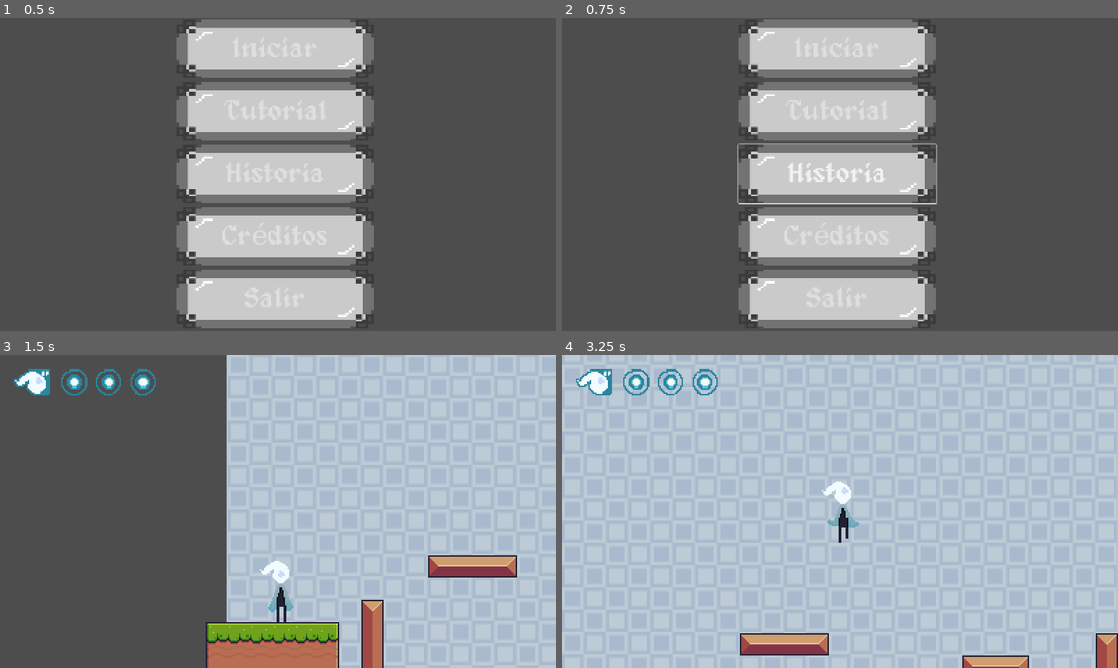
Above: before the commit, frames 1-4 (two rows, left to right).
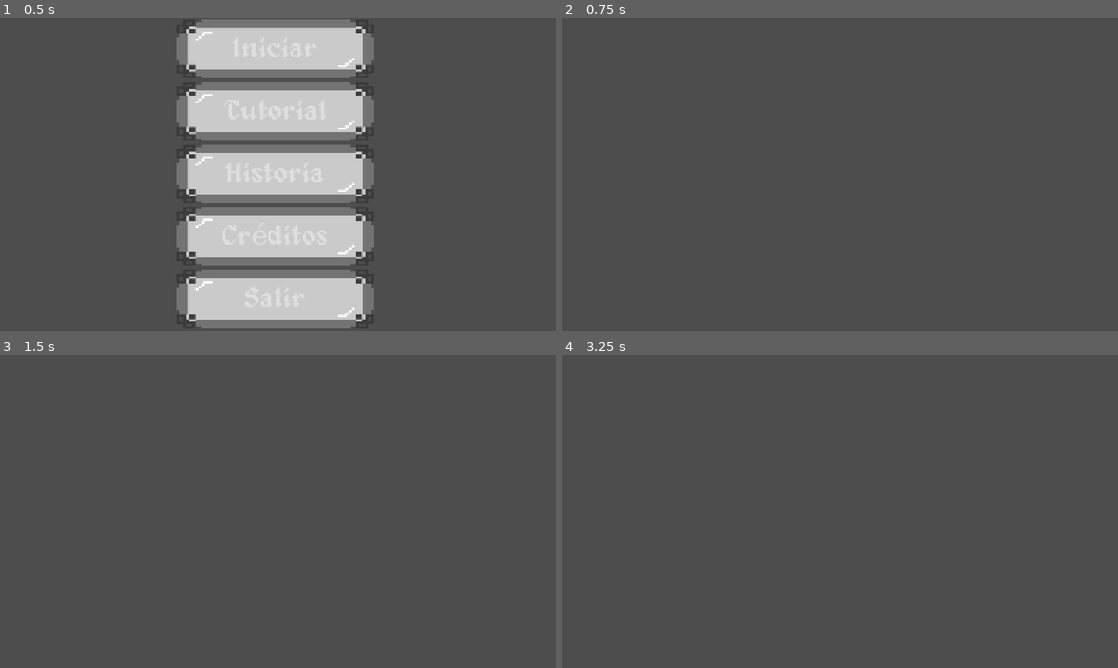
Above: after the commit, the same moments.

Repository: NataliaOspinal/juegoLGJ
Game: Godot game, scene res://scenes/ui/main_menu.tscn
Same seed, same stepped clock (60 frames per second), same inputs: the game is played once before the commit and once after it. This scene is started directly instead of the project's main scene.
Inputs (mouse positions are in pixels of both pictures, inside the frame that each line leads up to):
- Up to frame 1 (0.5 s): no input
- Up to frame 2 (0.75 s): click "Historia" at 0.5 s
- Up to frame 3 (1.5 s): click (278, 386) at 1.25 s, where only the run before the commit has a clickable "Iniciar"
- Up to frame 4 (3.25 s): tap Enter (ui_accept) at 2 s; hold D (right) from 2.03 s (still down); tap Q (mascara) at 2.1, 2.85 s; tap Up (jump) at 2.27, 3.02 s

Frame 1 is identical in both runs. In frame 2, 31% of the frame differs, in the area x 31-68%, y 0-100%; in frame 3, 61%; in frame 4, 100%, in the area x 0-100%, y 0-100%.

Commit message:
Add Story button handler to main menu
Connected the Story button in the main menu scene to a new handler method, which changes the scene to the intro. This enables navigation to the story/intro from the main menu.

Diff:
--- a/scenes/ui/main_menu.tscn
+++ b/scenes/ui/main_menu.tscn
@@ -129,5 +129,6 @@
 text = "Salir"
 
 [connection signal="pressed" from="VBoxContainer/Start" to="." method="_on_start_pressed"]
+[connection signal="pressed" from="VBoxContainer/Story" to="." method="_on_story_pressed"]
 [connection signal="pressed" from="VBoxContainer/Credits" to="." method="_on_credits_pressed"]
 [connection signal="pressed" from="VBoxContainer/Exit" to="." method="_on_exit_pressed"]
--- a/scripts/ui/main_menu.gd
+++ b/scripts/ui/main_menu.gd
@@ -19,3 +19,6 @@
 
 func _on_credits_pressed() -> void:
 	get_tree().change_scene_to_file("res://scenes/ui/credits.tscn")
+
+func _on_story_pressed() -> void:
+	get_tree().change_scene_to_file("res://scripts/ui/intro.tscn")
